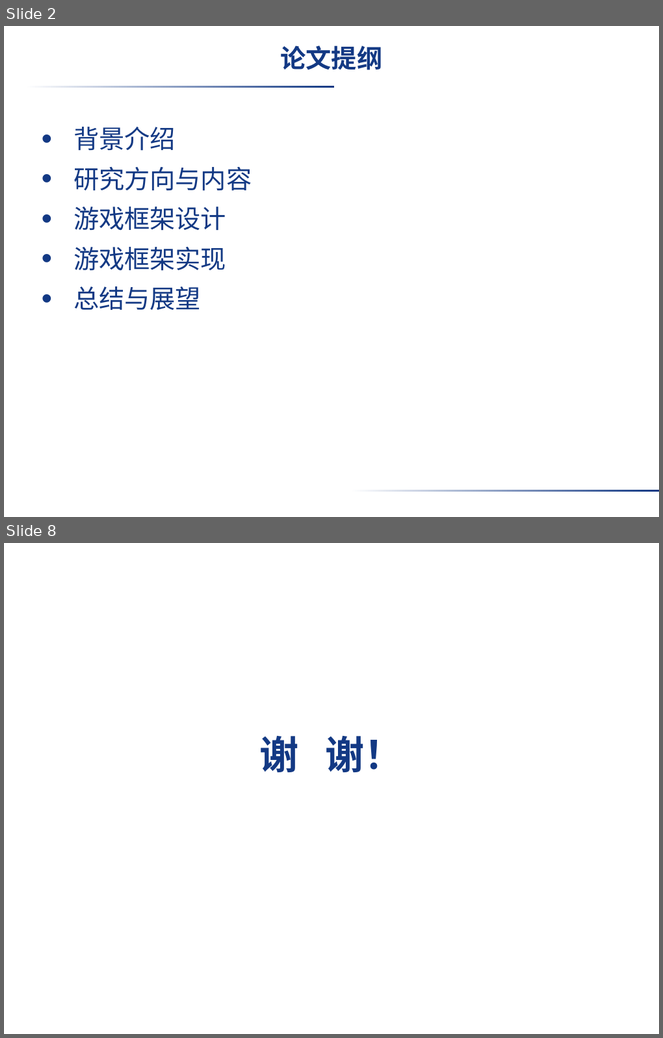
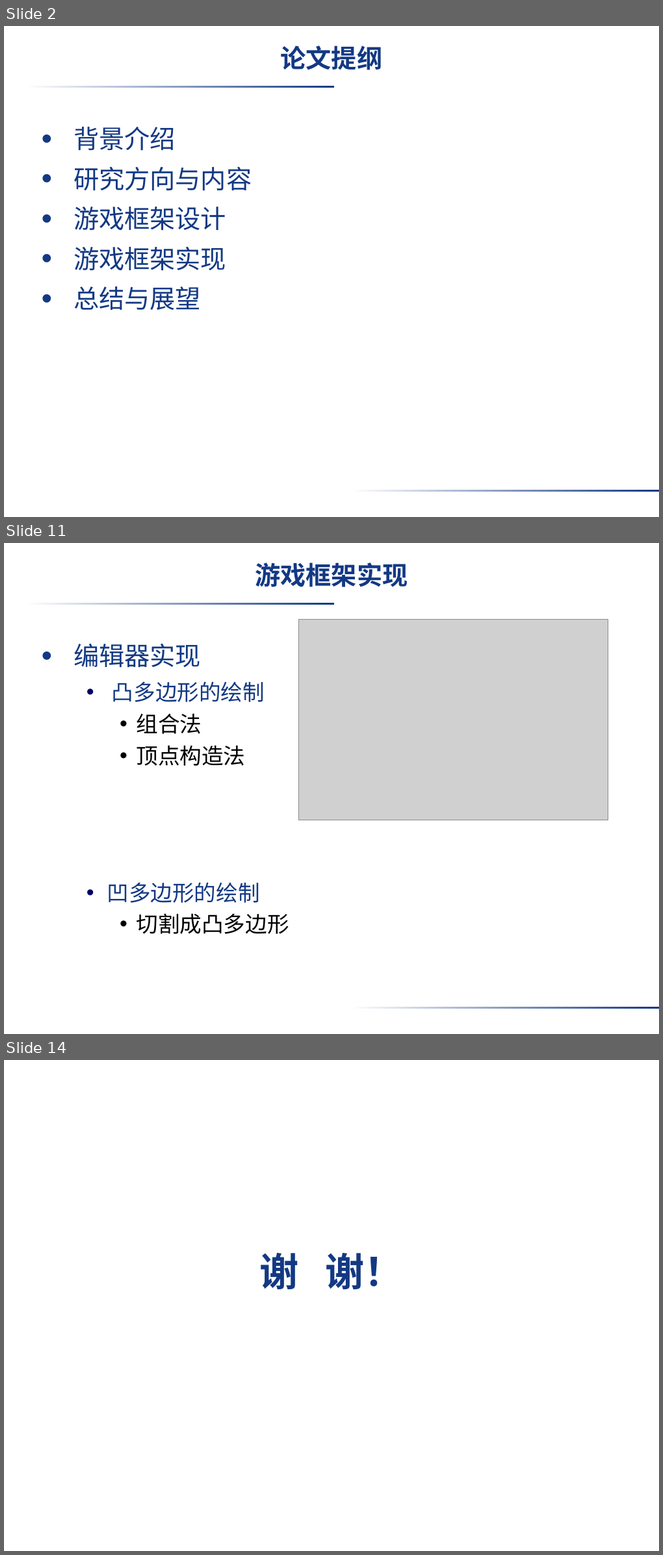
Before and after one commit to VirtuosWangH/Starling-Box2D-SiegeDuel, a slide deck: paper/学院模板/软件学院在职工程硕士答辩用PPT模板_1354065567253.ppt. Shown one above the other, each under a label of ours: slides 2 and 8 before the commit, slides 2, 11 and 14 after it; the slides between them are not shown. The pictures are 663x1038 and 663x1555 pixels, drawn with LibreOffice and Linux fonts; fonts in the diff are those of the drawing; grey boxes stand for pictures; background and template pictures are left out. Boxes give left, top, right and bottom in pixels: in the first picture for what was removed or moved away, otherwise in the second. Text is boxed around its words. In the diff, an @@ line names an element or a change of style, - is before the commit and + after.

```diff
--- a/paper/学院模板/软件学院在职工程硕士答辩用PPT模板_1354065567253.ppt
+++ b/paper/学院模板/软件学院在职工程硕士答辩用PPT模板_1354065567253.ppt
@@ slide 11 added at [4, 543, 659, 1034], background picture (left out); not listed: 2 template elements that a slide beside it also shows @@
@@ title added at [256, 563, 408, 587], 28 pt, text #133984, bold @@
+游戏框架实现
@@ picture added at [299, 620, 608, 820] @@
@@ text added at [74, 644, 289, 934], 24 pt, text #133984 @@
+• 编辑器实现
+  • 凸多边形的绘制
+    • 组合法
+    • 顶点构造法
+  • 凹多边形的绘制
+    • 切割成凸多边形
@@ what was slide 8 is now slide 14 @@
```
Also in this commit, not shown: 1 slide changed, 9 other slides added, 5 slides removed, 1 other file.
